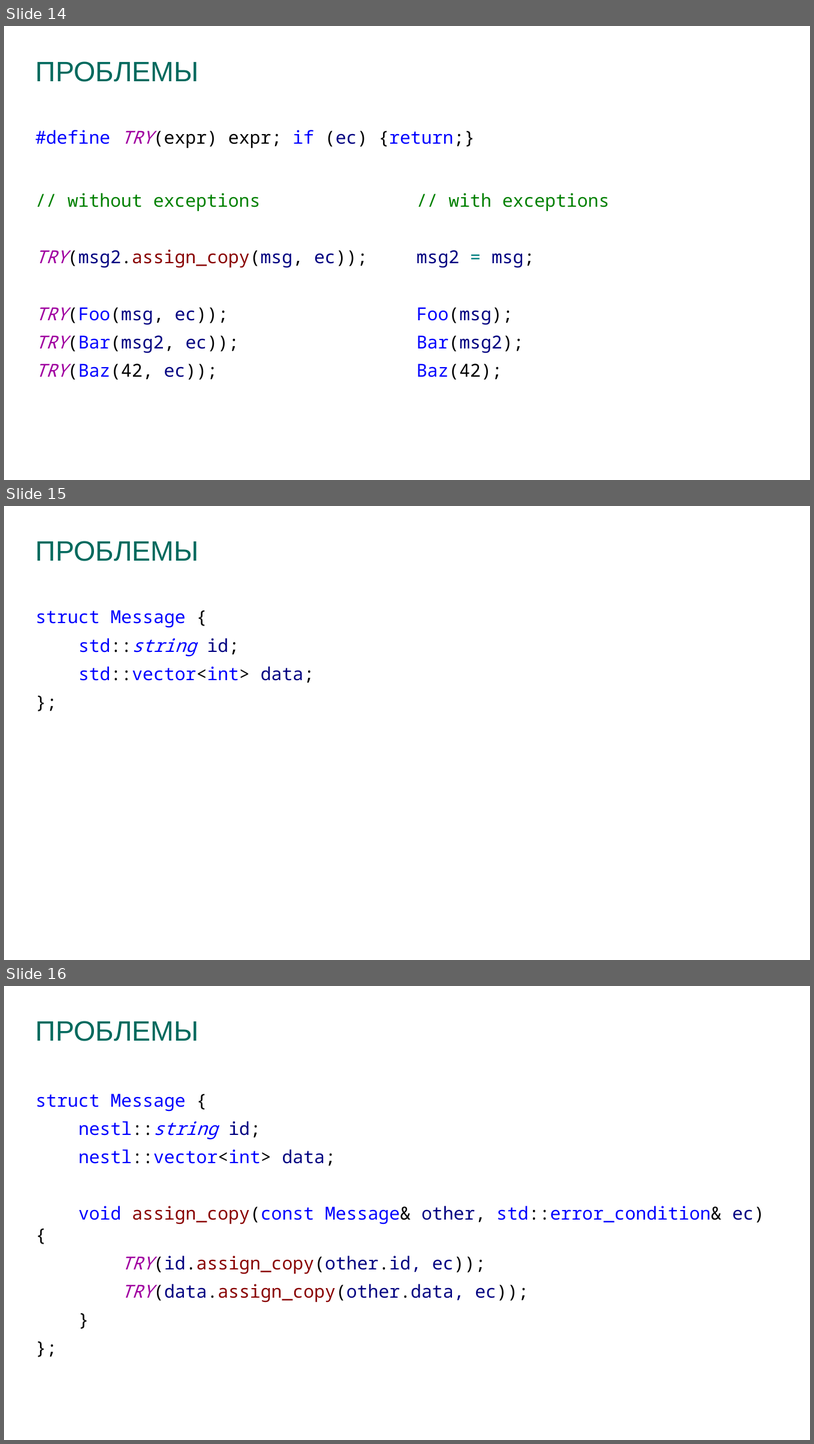
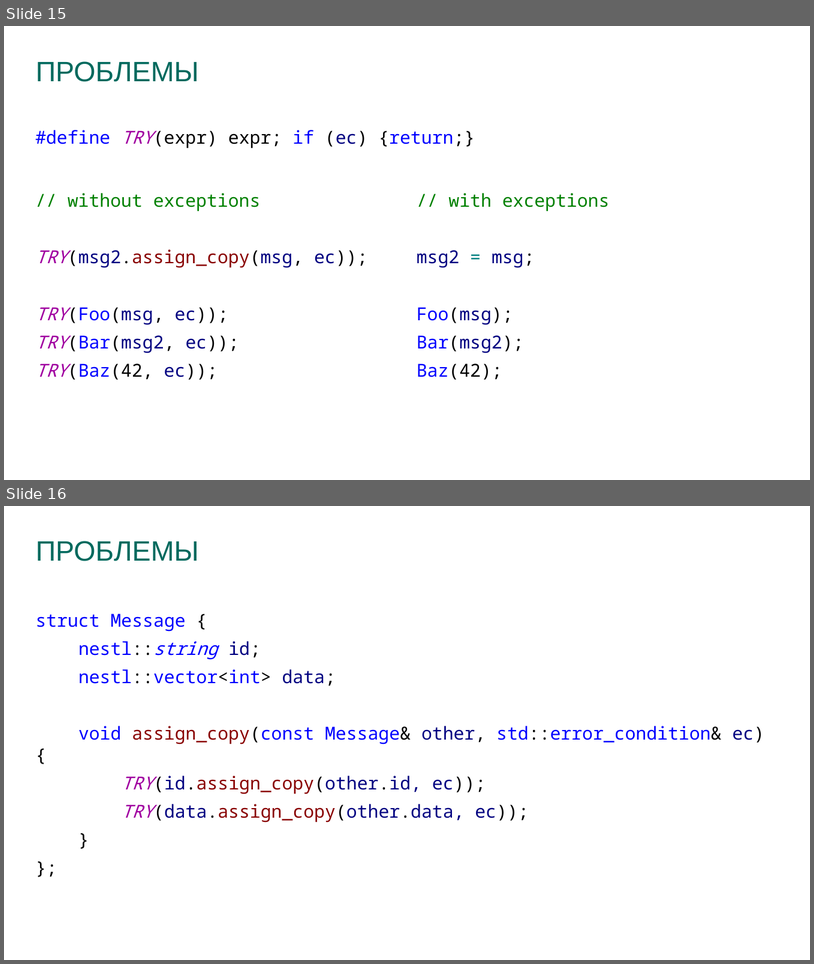
Before and after one commit to prograholic/prograholic.github.io, a slide deck: cpp_russia_2017_24_02_2017/24.02.2017_kutumov.pptx. Shown one above the other, each under a label of ours: slides 14, 15 and 16 before the commit, slides 15 and 16 after it. The pictures are 814x1444 and 814x964 pixels, drawn with LibreOffice and Linux fonts; fonts in the diff are those of the drawing; background and template pictures are left out. Boxes give left, top, right and bottom in pixels: in the first picture for what was removed or moved away, otherwise in the second. Text is boxed around its words. In the diff, an @@ line names an element or a change of style, - is before the commit and + after.

```diff
--- a/cpp_russia_2017_24_02_2017/24.02.2017_kutumov.pptx
+++ b/cpp_russia_2017_24_02_2017/24.02.2017_kutumov.pptx
@@ slide 15 removed at [4,506,810,960], background #FFFFFF @@
@@ title removed at [36,541,199,561] @@
-ПРОБЛЕМЫ
@@ text removed at [36,610,314,683] @@
-struct Message {
-std::string id;
-std::vector<int> data;
-};
@@ what was slide 14 is now slide 15 @@
```
Also in this commit, not shown: 3 slides changed, 2 other slides removed.
